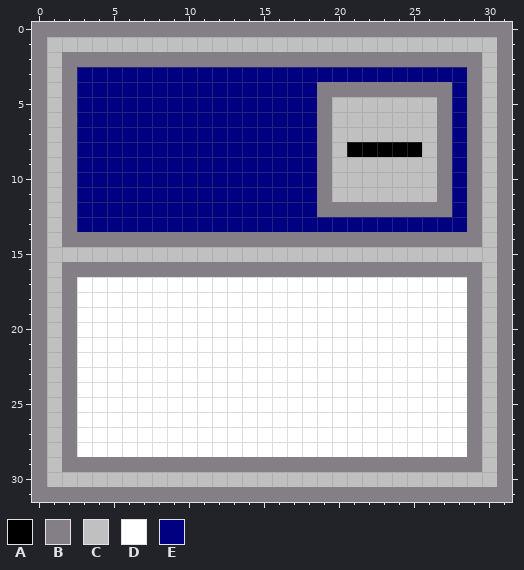
Two versions of one pixel-art file, content/images/ase/window.aseprite. The first picture shows the starting point.
32x32 pixels, 1 frame.
Visible layers, top first: "Min", "Full", "Close", "Clear", "Misc", "Focus", "Unfocus".
Palette (. is transparent): A #000000  B #847e87  C #c0c0c0  D #ffffff  E #000080
Pixels before, first column x 0:
 0 BBBBBBBBBBBBBBBBBBBBBBBBBBBBBBBB
 1 BCCCCCCCCCCCCCCCCCCCCCCCCCCCCCCB
 2 BCBBBBBBBBBBBBBBBBBBBBBBBBBBBBCB
 3 BCBEEEEEEEEEEEEEEEEEEEEEEEEEEBCB
 4 BCBEEEEEEEEEEEEEEEEBBBBBBBBBEBCB
 5 BCBEEEEEEEEEEEEEEEEBCCCCCCCBEBCB
 6 BCBEEEEEEEEEEEEEEEEBCCCCCCCBEBCB
 7 BCBEEEEEEEEEEEEEEEEBCCCCCCCBEBCB
 8 BCBEEEEEEEEEEEEEEEEBCAAAAACBEBCB
 9 BCBEEEEEEEEEEEEEEEEBCCCCCCCBEBCB
10 BCBEEEEEEEEEEEEEEEEBCCCCCCCBEBCB
11 BCBEEEEEEEEEEEEEEEEBCCCCCCCBEBCB
12 BCBEEEEEEEEEEEEEEEEBBBBBBBBBEBCB
13 BCBEEEEEEEEEEEEEEEEEEEEEEEEEEBCB
14 BCBBBBBBBBBBBBBBBBBBBBBBBBBBBBCB
15 BCCCCCCCCCCCCCCCCCCCCCCCCCCCCCCB
16 BCBBBBBBBBBBBBBBBBBBBBBBBBBBBBCB
17 BCBDDDDDDDDDDDDDDDDDDDDDDDDDDBCB
18 BCBDDDDDDDDDDDDDDDDDDDDDDDDDDBCB
19 BCBDDDDDDDDDDDDDDDDDDDDDDDDDDBCB
20 BCBDDDDDDDDDDDDDDDDDDDDDDDDDDBCB
21 BCBDDDDDDDDDDDDDDDDDDDDDDDDDDBCB
22 BCBDDDDDDDDDDDDDDDDDDDDDDDDDDBCB
23 BCBDDDDDDDDDDDDDDDDDDDDDDDDDDBCB
24 BCBDDDDDDDDDDDDDDDDDDDDDDDDDDBCB
25 BCBDDDDDDDDDDDDDDDDDDDDDDDDDDBCB
26 BCBDDDDDDDDDDDDDDDDDDDDDDDDDDBCB
27 BCBDDDDDDDDDDDDDDDDDDDDDDDDDDBCB
28 BCBDDDDDDDDDDDDDDDDDDDDDDDDDDBCB
29 BCBBBBBBBBBBBBBBBBBBBBBBBBBBBBCB
30 BCCCCCCCCCCCCCCCCCCCCCCCCCCCCCCB
31 BBBBBBBBBBBBBBBBBBBBBBBBBBBBBBBB
The result:
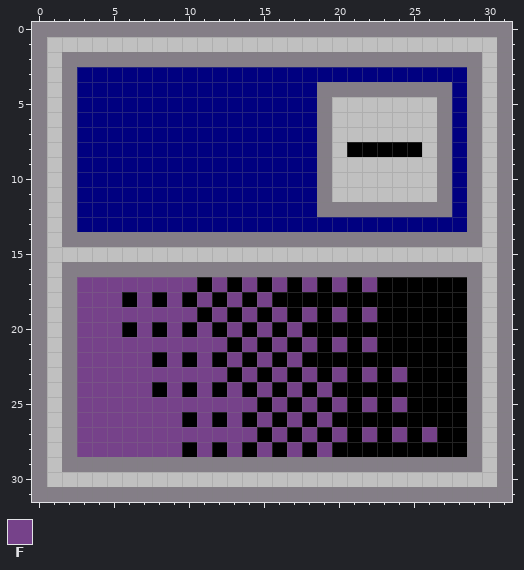
Colours new in this view: F #76428a
From the commit log: fix missing pixel & update window texture
Diff:
Layer "Clear":
Colour D becomes colour A in row 17 at x 11, 13, 15, 17, 19, 21 and 23 to 28; in row 18 at x 6, 8, 10, 12, 14 and 16 to 28; in row 19 at x 11, 13, 15, 17, 19, 21 and 23 to 28; in row 20 at x 6, 8, 10, 12, 14, 16 and 18 to 28; in row 21 at x 13, 15, 17, 19, 21 and 23 to 28; in row 22 at x 8, 10, 12, 14, 16 and 18 to 28.
Colour D becomes colour A in row 23 at x 13, 15, 17, 19, 21, 23 and 25 to 28; in row 24 at x 8, 10, 12, 14, 16, 18 and 20 to 28; in row 25 at x 15, 17, 19, 21, 23 and 25 to 28; in row 26 at x 10, 12, 14, 16, 18 and 20 to 28; in row 27 at x 15, 17, 19, 21, 23, 25 and 27 to 28; in row 28 at x 10, 12, 14, 16, 18 and 20 to 28.
Colour D becomes colour F in row 17 at x 3 to 10, 12, 14, 16, 18, 20 and 22; in row 18 at x 3 to 5, 7, 9, 11, 13 and 15; in row 19 at x 3 to 10, 12, 14, 16, 18, 20 and 22; in row 20 at x 3 to 5, 7, 9, 11, 13, 15 and 17; in row 21 at x 3 to 12, 14, 16, 18, 20 and 22; in row 22 at x 3 to 7, 9, 11, 13, 15 and 17.
Colour D becomes colour F in row 23 at x 3 to 12, 14, 16, 18, 20, 22 and 24; in row 24 at x 3 to 7, 9, 11, 13, 15, 17 and 19; in row 25 at x 3 to 14, 16, 18, 20, 22 and 24; in row 26 at x 3 to 9, 11, 13, 15, 17 and 19; in row 27 at x 3 to 14, 16, 18, 20, 22, 24 and 26; in row 28 at x 3 to 9, 11, 13, 15, 17 and 19.
Boxes around the changes in both pictures, in picture pixels (x1, y1, x2, y2):
changed: (77, 277, 467, 457)
